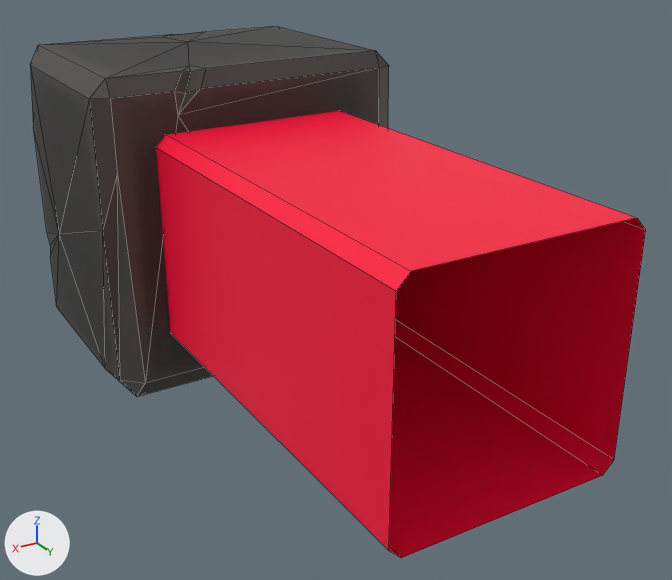
One commit to the OBJ model models/production/exports/gaussmeter_move.obj: the scene before it, then after it.
Rendered twice from a 50 mm camera at (0.919, 1.433, 0.725) aimed at (-0.06, -0.199, -0.091). The axes (+X, +Y, +Z) are drawn at lower left. The lights are the same throughout. Mesh edges are drawn as thin lines. Where no turn or scale is listed for an object, it has been applied to the vertices.

In view in the first picture: 'gaussmeter_move'.
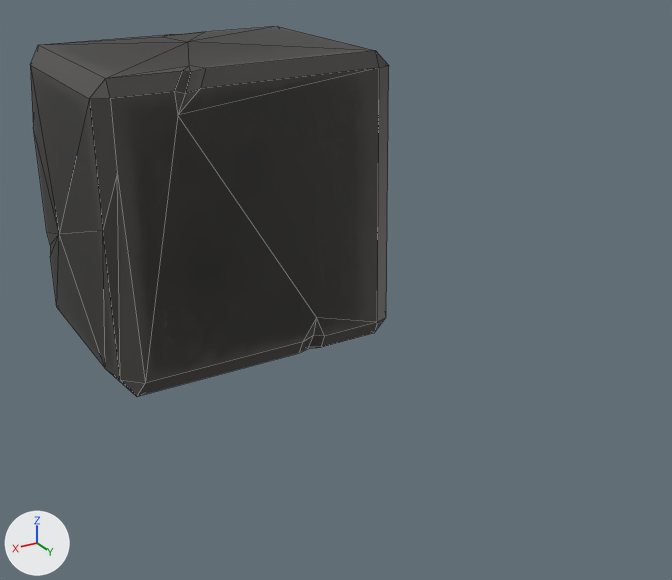
The change, as a diff of the scene's bpy script:
```diff
--- a/models/production/exports/gaussmeter_move.obj.py
+++ b/models/production/exports/gaussmeter_move.obj.py
@@ me_gaussmeter_move @@
 me_gaussmeter_move.from_pydata(...)  # 95 vertices, 119 faces; spans x -0.389..0.383, y -1.026..0.468, z -0.383..0.387
 # used by ob_gaussmeter_move; location = (0.0, 0.0, 0.0)
+# me_gaussmeter_move part 1: the loose piece of 16 vertices spanning x -0.244..0.244, y -0.496..0.468, z -0.244..0.244 is deleted
 me_gaussmeter_move.materials.append(mat_gaussmeter_move)
```

Where the change shows, as pixel boxes (x1, y1, x2, y2) in the pictures (672 x 580 px):
'gaussmeter_move', reshaped (42% narrower, 30% shorter)
    before: (30, 26, 646, 558)
    after: (30, 26, 389, 397)
part 1 of me_gaussmeter_move, deleted (red)
    before: (156, 111, 646, 558)
